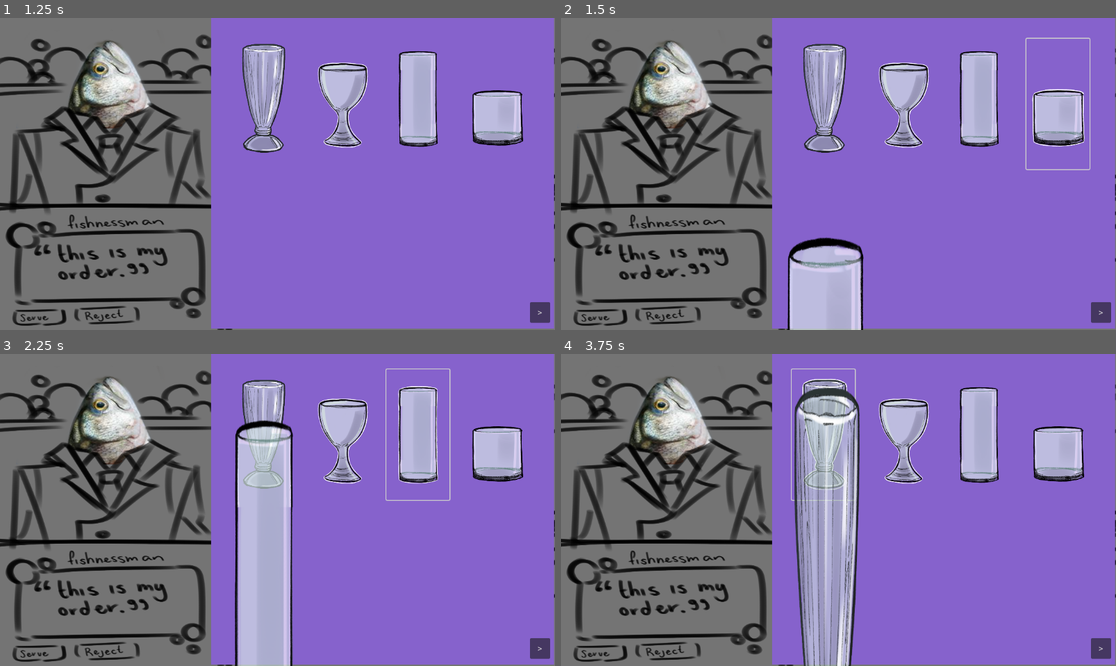
Above: before the commit, frames 1-4 (two rows, left to right).
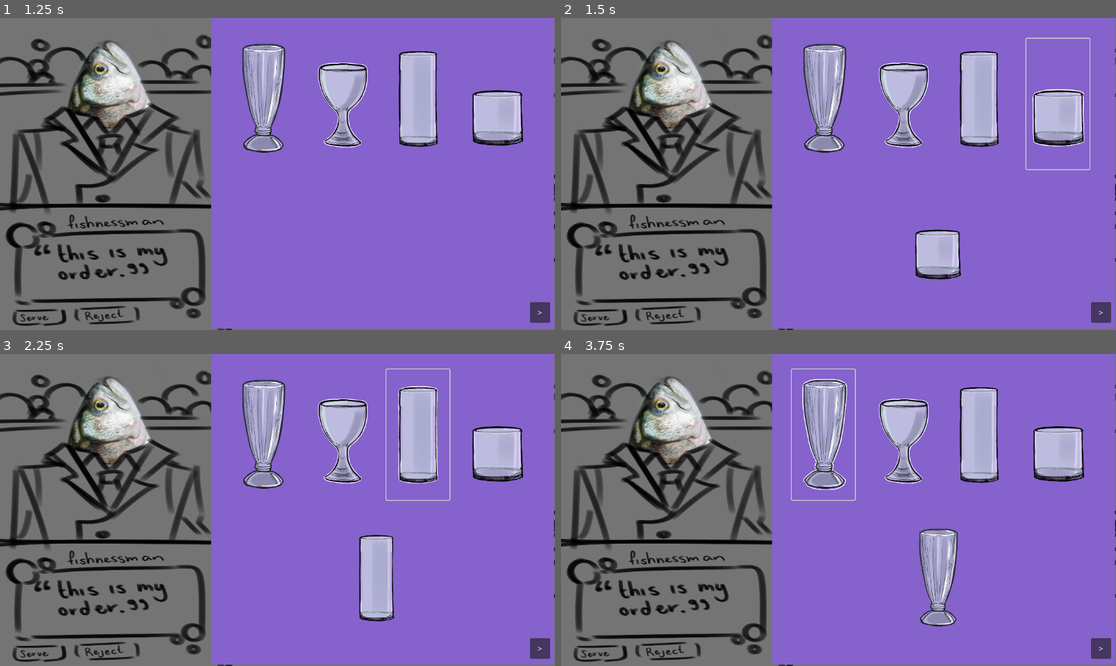
Above: after the commit, the same moments.

Repository: NagareNegishi/GGJ-Bar-acuda
Game: Godot game, scene res://Scenes/menu.tscn
Same seed, same stepped clock (60 frames per second), same inputs: the game is played once before the commit and once after it. The project has no main scene, so this scene is started directly. The engine's default icon, where the game draws it, is replaced by a stand-in: a white triangle on a blue panel in a dark square.
Inputs (mouse positions are in pixels of both pictures, inside the frame that each line leads up to):
- Up to frame 1 (1.25 s): click "Start" at 0.5 s
- Up to frame 2 (1.5 s): click (1060, 105) at 1.25 s
- Up to frame 3 (2.25 s): click (416, 435) at 2 s
- Up to frame 4 (3.75 s): click (905, 435) at 2.75 s; click (821, 435) at 3.5 s

Frame 1 is identical in both runs. In frame 2, 5.1% of the frame differs, in the area x 40-73%, y 67-100%; in frame 3, 9.7%; in frame 4, 11%, in the area x 42-72%, y 10-100%.

Commit message:
temp fixed glass dragging, added dummy ice machine

Diff:
--- a/Scenes/Game/Activities/Ice_Machine.tscn
+++ b/Scenes/Game/Activities/Ice_Machine.tscn
@@ -7,3 +7,11 @@
 offset_right = 1150.0
 offset_bottom = 645.0
 color = Color(0.406069, 0.720136, 0.958735, 1)
+
+[node name="1 ice" type="Button" parent="ColorRect2"]
+layout_mode = 0
+offset_left = 257.0
+offset_top = 277.0
+offset_right = 300.0
+offset_bottom = 308.0
+text = "1 ice"
--- a/Scenes/Game/Activities/User_Drink.tscn
+++ b/Scenes/Game/Activities/User_Drink.tscn
@@ -1,18 +1,19 @@
 [gd_scene load_steps=5 format=3 uid="uid://bd6ilyoqex07l"]
 
 [ext_resource type="Script" path="res://Scenes/Game/Activities/user_drink.gd" id="1_dfh6d"]
-[ext_resource type="Texture2D" uid="uid://jt3acdyhxt7t" path="res://icon.svg" id="2_70hom"]
+[ext_resource type="Texture2D" uid="uid://do007i1c42uv1" path="res://Assets/Images/Glasses/wideglass.png" id="2_ta7uo"]
 [ext_resource type="Script" path="res://Scenes/Game/Activities/glass.gd" id="3_asv1u"]
 
 [sub_resource type="RectangleShape2D" id="RectangleShape2D_ood2k"]
+size = Vector2(18.0639, 20)
 
 [node name="UserDrink" type="Node2D"]
 script = ExtResource("1_dfh6d")
 
 [node name="Glass" type="Sprite2D" parent="."]
 position = Vector2(0, -3.8147e-06)
-scale = Vector2(0.507813, 1.50781)
-texture = ExtResource("2_70hom")
+scale = Vector2(0.3, 0.3)
+texture = ExtResource("2_ta7uo")
 script = ExtResource("3_asv1u")
 
 [node name="Soda" type="Sprite2D" parent="Glass"]
@@ -24,10 +25,11 @@
 [node name="Straw" type="Sprite2D" parent="Glass"]
 visible = false
 
-[node name="DrinkArea" type="Area2D" parent="."]
+[node name="DrinkArea" type="Area2D" parent="." groups=["drink"]]
 position = Vector2(0, -2.27374e-13)
 scale = Vector2(1, 1)
 
 [node name="CollisionShape2D" type="CollisionShape2D" parent="DrinkArea"]
-scale = Vector2(3.85854, 10.3306)
+position = Vector2(1.5, 0)
+scale = Vector2(5.25909, 10.249)
 shape = SubResource("RectangleShape2D_ood2k")
--- a/Scenes/Game/Activities/glass.gd
+++ b/Scenes/Game/Activities/glass.gd
@@ -24,7 +24,7 @@
 				mouse_offset = get_global_mouse_position()-global_position
 		else:
 			for ds in drop_spots:
-				if ds.get_overlapping_areas() and ds.get_overlapping_areas().has(self.get_node("../DrinkArea")): #this is if we want snapping
+				if ds.monitoring and ds.get_overlapping_areas() and ds.get_overlapping_areas().has(self.get_node("../DrinkArea")): #this is if we want snapping
 					var new_pos = ds.global_position
 					var tween = get_tree().create_tween()
 					tween.tween_property(get_parent(), "position", new_pos, 0.1)
--- a/Scenes/Game/Activities/soda_machine.gd
+++ b/Scenes/Game/Activities/soda_machine.gd
@@ -1,5 +1,6 @@
 extends Node2D
 
+@onready var drop_spots = get_tree().get_nodes_in_group("drop_spots")
 
 func _enable_snapping():
 
@@ -28,3 +29,9 @@
 
 	$LPBtn/LPDropZone.monitorable = false
 	$LPBtn/LPDropZone.monitoring = false
+
+func _check_in_area() -> bool:
+	for ds in drop_spots:
+		if ds.get_overlapping_areas().has(get_tree().get_nodes_in_group("drink")[0]): #check if the user drink is in a drop spot, this is done bad, however I will not be fixing it
+			return true
+	return false
--- a/Scenes/Game/Activities/user_drink.gd
+++ b/Scenes/Game/Activities/user_drink.gd
@@ -33,6 +33,7 @@
 	ONE = 1,
 	TWO = 2
 }
+var no_of_ice = 0;
 var selected_ice := IceTypes.NONE
 @onready var ice_sprite = $Glass/Ice
 
--- a/Scenes/Game/Drink_Building.tscn
+++ b/Scenes/Game/Drink_Building.tscn
@@ -22,7 +22,7 @@
 visible = false
 
 [node name="UserDrink" parent="." instance=ExtResource("6_683gw")]
-position = Vector2(548, 585)
+position = Vector2(781, 465)
 
 [node name="CanvasLayer" type="CanvasLayer" parent="."]
 
@@ -50,8 +50,10 @@
 [connection signal="pressed" from="SodaMachine/SarsaBtn" to="." method="_on_sarsa_btn_pressed"]
 [connection signal="pressed" from="SodaMachine/MolluskBtn" to="." method="_on_mollusk_btn_pressed"]
 [connection signal="pressed" from="SodaMachine/LPBtn" to="." method="_on_lp_btn_pressed"]
+[connection signal="pressed" from="IceMachine/ColorRect2/1 ice" to="." method="_on__ice_pressed"]
 [connection signal="pressed" from="CanvasLayer/NextActivityBtn" to="." method="_on_next_activity_btn_pressed"]
 [connection signal="pressed" from="CanvasLayer/ServeDrinkBtn" to="." method="_on_serve_drink_btn_pressed"]
 
 [editable path="GlassesCupsBottles"]
 [editable path="SodaMachine"]
+[editable path="IceMachine"]
--- a/Scenes/Game/drink_building.gd
+++ b/Scenes/Game/drink_building.gd
@@ -82,20 +82,32 @@
 
 func _on_kelp_btn_pressed() -> void:
 	#check if soda is in the area
-	user_drink.selected_soda = user_drink.SodaTypes.KELPACOLA
-	print("kelp soda selected")
+	if soda_machine._check_in_area():
+		user_drink.selected_soda = user_drink.SodaTypes.KELPACOLA
+		print("kelp soda selected")
+	else:
+		print("no glass in the drink zone!!")
 
 func _on_sarsa_btn_pressed() -> void:
-	user_drink.selected_soda = user_drink.SodaTypes.SARSAKRILLA
-	print("sarsa soda selected")
+	if soda_machine._check_in_area():
+		user_drink.selected_soda = user_drink.SodaTypes.SARSAKRILLA
+		print("sarsa soda selected")
+	else:
+		print("no glass in the drink zone!!")
 
 func _on_mollusk_btn_pressed() -> void:
-	user_drink.selected_soda = user_drink.SodaTypes.MOLLUSKDEW
-	print("moll soda selected")
+	if soda_machine._check_in_area():
+		user_drink.selected_soda = user_drink.SodaTypes.MOLLUSKDEW
+		print("moll soda selected")
+	else:
+		print("no glass in the drink zone!!")
 
 func _on_lp_btn_pressed() -> void:
-	user_drink.selected_soda = user_drink.SodaTypes.MOLLUSKDEW
-	print("moll soda selected")
+	if soda_machine._check_in_area():
+		user_drink.selected_soda = user_drink.SodaTypes.MOLLUSKDEW
+		print("not l & p soda selected")
+	else:
+		print("no glass in the drink zone!!")
 
 func _on_next_activity_btn_pressed() -> void:
 	if _check_valid() && curr_act_state < 3:
@@ -135,3 +147,11 @@
 	curr_act_state = 0
 	$CanvasLayer/ServeDrinkBtn.hide()
 	$CanvasLayer/NextActivityBtn.show()
+
+
+func _on__ice_pressed() -> void:
+	if user_drink.no_of_ice >= 2:
+		print("you cannot possibly put more ice in this glass!")
+	else:
+		user_drink.no_of_ice+=1
+		user_drink.selected_ice = user_drink.IceTypes.keys()[user_drink.no_of_ice]
